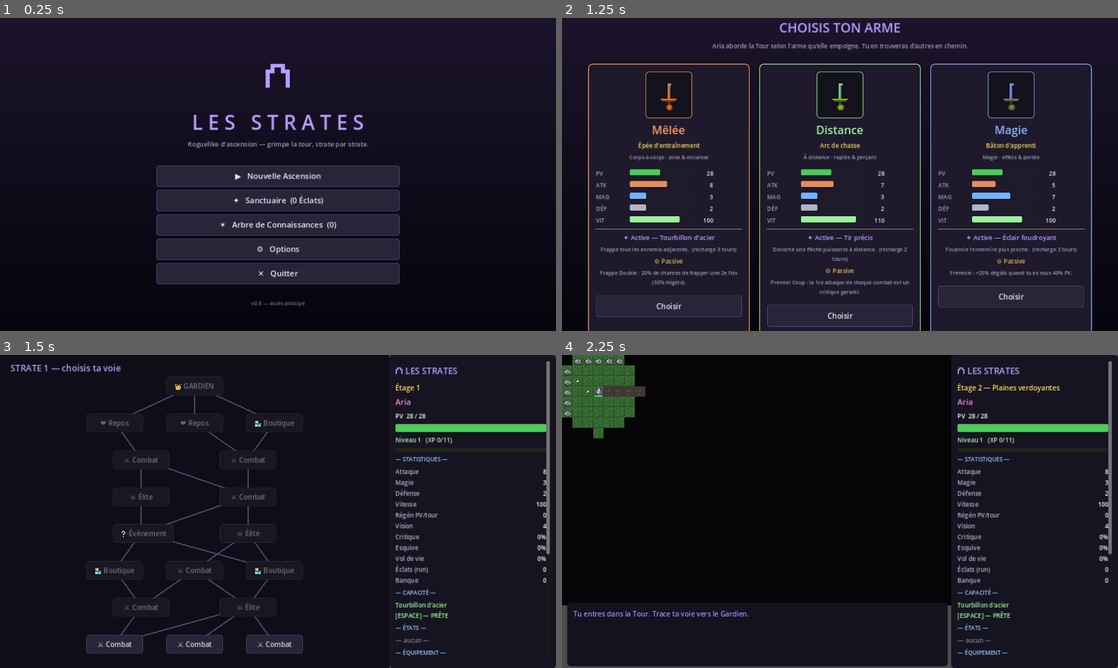
Above: before the commit, frames 1-4 (two rows, left to right).
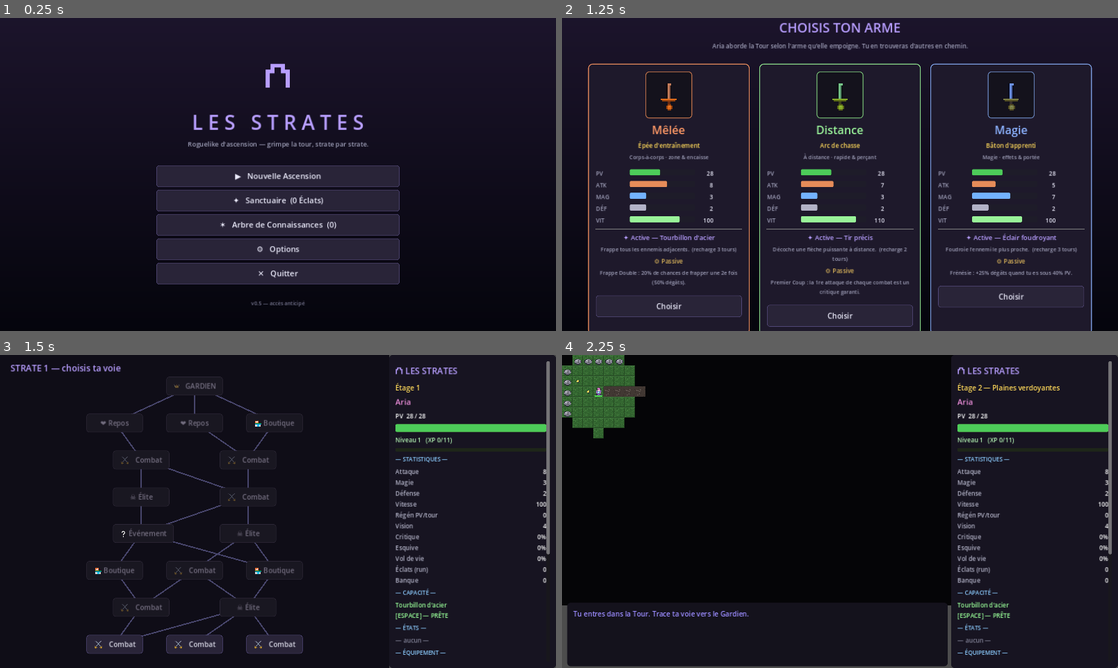
Above: after the commit, the same moments.

Repository: silversoulicious-lgtm/rpg-rogue-like-
Game: Godot game, scene res://scenes/Main.tscn
Two runs of this game, one before a commit and one after it. Both use one fixed random seed, a clock stepped at 60 frames per second and the inputs below.
Inputs (mouse positions are in pixels of both pictures, inside the frame that each line leads up to):
- Up to frame 1 (0.25 s): no input
- Up to frame 2 (1.25 s): click "▶ Nouvelle Ascension" at 0.5 s
- Up to frame 3 (1.5 s): click "Choisir" at 1.25 s
- Up to frame 4 (2.25 s): click (678, 642) at 2 s, where only the run after the commit has a clickable "Combat"

Frames 1-2 are identical in both runs. In frame 3, 0.7% of the frame differs, in the area x 17-54%, y 8-94%; in frame 4, nothing differs.

Commit message:
art: icônes de carte façon « Les Strates » — binôme initial (Combat + Gardien)
Première paire d'icônes pixel-art pour les nœuds de la carte à embranchements,
en remplacement des libellés emoji (validation du style avant le reste) :
- Combat : deux épées d'acier croisées, pommeaux dorés, étincelle cyan.
- Gardien (boss) : couronne cornue dorée à gemme de braise.

Intégration dans Hud.show_map : si une icône node_<type> existe, le bouton
l'affiche avec un libellé texte épuré ; sinon il garde le label emoji.
Helper _line (Bresenham) ajouté au générateur. Assets régénérés (Godot 4.3
headless) ; smoke test au vert sur l'intégration.

Co-Authored-By: Claude Opus 4.8 <noreply@anthropic.com>

Diff:
--- a/_assets_gen.gd
+++ b/_assets_gen.gd
@@ -65,6 +65,10 @@
 	_save(_gen_artifact(), "artifact")
 	_save(_gen_potion(), "potion")
 
+	# --- Icônes de la carte à embranchements (binôme initial : combat + gardien) ---
+	_save(_gen_node_combat(), "node_combat")
+	_save(_gen_node_boss(), "node_boss")
+
 	# --- Terrain par biome (open world) ---
 	for b in Data.BIOMES:
 		var id: String = b["id"]
@@ -131,6 +135,27 @@
 func _trapezoid_o(img: Image, cx: int, top_y: int, bot_y: int, top_hw: float, bot_hw: float, c: Color, oc: Color = INK) -> void:
 	_trapezoid(img, cx, top_y - 1, bot_y + 1, top_hw + 1.0, bot_hw + 1.0, oc)
 	_trapezoid(img, cx, top_y, bot_y, top_hw, bot_hw, c)
+
+# Segment 1px (Bresenham) — utilisé pour les lames diagonales des icônes.
+func _line(img: Image, x0: int, y0: int, x1: int, y1: int, c: Color) -> void:
+	var dx: int = absi(x1 - x0)
+	var dy: int = -absi(y1 - y0)
+	var sx: int = 1 if x0 < x1 else -1
+	var sy: int = 1 if y0 < y1 else -1
+	var err: int = dx + dy
+	var x: int = x0
+	var y: int = y0
+	while true:
+		_px(img, x, y, c)
+		if x == x1 and y == y1:
+			break
+		var e2: int = 2 * err
+		if e2 >= dy:
+			err += dy
+			x += sx
+		if e2 <= dx:
+			err += dx
+			y += sy
 
 # Triangle plein, pointe vers le haut, base en bas.
 func _tri_up(img: Image, cx: int, base_y: int, half_w: int, height: int, c: Color) -> void:
@@ -607,6 +632,49 @@
 	_disc(img, 12, 12, 1.1, Color(1, 1, 1))
 	return img
 
+# --- Icônes de nœud de carte (palette "Les Strates", fond transparent) ---------
+# Nœud COMBAT : deux épées croisées.
+func _gen_node_combat() -> Image:
+	var img := _new(false)
+	# Lame A : poignée bas-gauche -> pointe haut-droite.
+	_line(img, 5, 19, 18, 5, INK); _line(img, 6, 19, 19, 5, INK)
+	_line(img, 5, 18, 17, 5, STEEL); _line(img, 6, 18, 18, 5, STEEL_L)
+	_px(img, 19, 4, STEEL_L)                          # éclat de pointe
+	# Lame B : poignée bas-droite -> pointe haut-gauche.
+	_line(img, 19, 19, 6, 5, INK); _line(img, 18, 19, 5, 5, INK)
+	_line(img, 19, 18, 7, 5, STEEL); _line(img, 18, 18, 6, 5, STEEL_L)
+	_px(img, 4, 4, STEEL_L)
+	# Gardes dorées + pommeaux (en bas, près des poignées).
+	_line(img, 3, 17, 8, 20, GOLD); _line(img, 21, 17, 16, 20, GOLD)
+	_disc_o(img, 5, 20, 1.4, GOLD, GOLD_D)
+	_disc_o(img, 19, 20, 1.4, GOLD, GOLD_D)
+	# Étincelle de choc au croisement.
+	_px(img, 12, 12, Color(1, 1, 1)); _px(img, 12, 11, CYAN_L); _px(img, 13, 12, CYAN_L)
+	return img
+
+# Nœud GARDIEN (boss) : couronne cornue à gemme de braise.
+func _gen_node_boss() -> Image:
+	var img := _new(false)
+	# Cornes d'os recourbées de part et d'autre.
+	_line(img, 5, 14, 3, 7, BONE_D); _line(img, 6, 14, 4, 7, BONE)
+	_px(img, 3, 6, BONE); _px(img, 4, 5, BONE)
+	_line(img, 19, 14, 21, 7, BONE_D); _line(img, 18, 14, 20, 7, BONE)
+	_px(img, 21, 6, BONE); _px(img, 20, 5, BONE)
+	# Bandeau de couronne.
+	_rect(img, 6, 14, 13, 5, GOLD_D)
+	_rect(img, 6, 14, 13, 1, GOLD_L)
+	_rect(img, 7, 15, 11, 3, GOLD)
+	# Trois pointes de couronne.
+	_tri_up(img, 8, 14, 2, 4, GOLD); _tri_up(img, 12, 14, 2, 6, GOLD); _tri_up(img, 16, 14, 2, 4, GOLD)
+	_px(img, 8, 10, GOLD_L); _px(img, 16, 10, GOLD_L)
+	# Gemme de braise au front + reflet.
+	_diamond(img, 12, 8, 2, EMBER.darkened(0.2))
+	_diamond(img, 12, 8, 1, EMBER)
+	_px(img, 12, 7, GOLD_L)
+	# Gemme centrale du bandeau.
+	_diamond(img, 12, 16, 1, EMBER); _px(img, 12, 16, GOLD_L)
+	return img
+
 # --- Terrain par biome --------------------------------------------------------
 func _gen_ground(a: Color, b: Color) -> Image:
 	var img := _new(true)
--- a/scripts/Hud.gd
+++ b/scripts/Hud.gd
@@ -60,6 +60,19 @@
 	"shop": Color(0.5, 1.0, 0.8), "event": Color(0.7, 0.8, 1.0),
 	"rest": Color(0.5, 0.95, 0.5), "boss": Color(1.0, 0.35, 0.35),
 }
+# Libellés sans emoji, utilisés quand une icône pixel-art existe pour le nœud.
+const NODE_PLAIN := {
+	"combat": "Combat", "elite": "Élite", "shop": "Boutique",
+	"event": "Événement", "rest": "Repos", "boss": "GARDIEN",
+}
+var _node_icons: Dictionary = {}   # cache type -> Texture2D (ou null)
+
+## Icône de nœud de carte (chargée à la demande ; null si pas encore dessinée).
+func _node_icon(t: String) -> Texture2D:
+	if not _node_icons.has(t):
+		var path := "res://assets/node_%s.png" % t
+		_node_icons[t] = load(path) if ResourceLoader.exists(path) else null
+	return _node_icons[t]
 
 func setup(game_ref) -> void:
 	game = game_ref
@@ -301,6 +314,13 @@
 			btn.size = Vector2(130, 40)
 			btn.position = positions[r][ni] - Vector2(65, 20)
 			btn.add_theme_color_override("font_color", NODE_COLORS.get(node["type"], Color.WHITE))
+			# Icône pixel-art si disponible (sinon on garde le libellé emoji).
+			var ic: Texture2D = _node_icon(node["type"])
+			if ic != null:
+				btn.icon = ic
+				btn.expand_icon = true
+				btn.add_theme_constant_override("icon_max_width", 22)
+				btn.text = "  " + String(NODE_PLAIN.get(node["type"], ""))
 			var is_reachable: bool = (r == next_row and reach.has(ni))
 			btn.disabled = not is_reachable
 			if r == pos.x and ni == pos.y:
Binary file added: assets/node_boss.png
Binary file added: assets/node_combat.png
